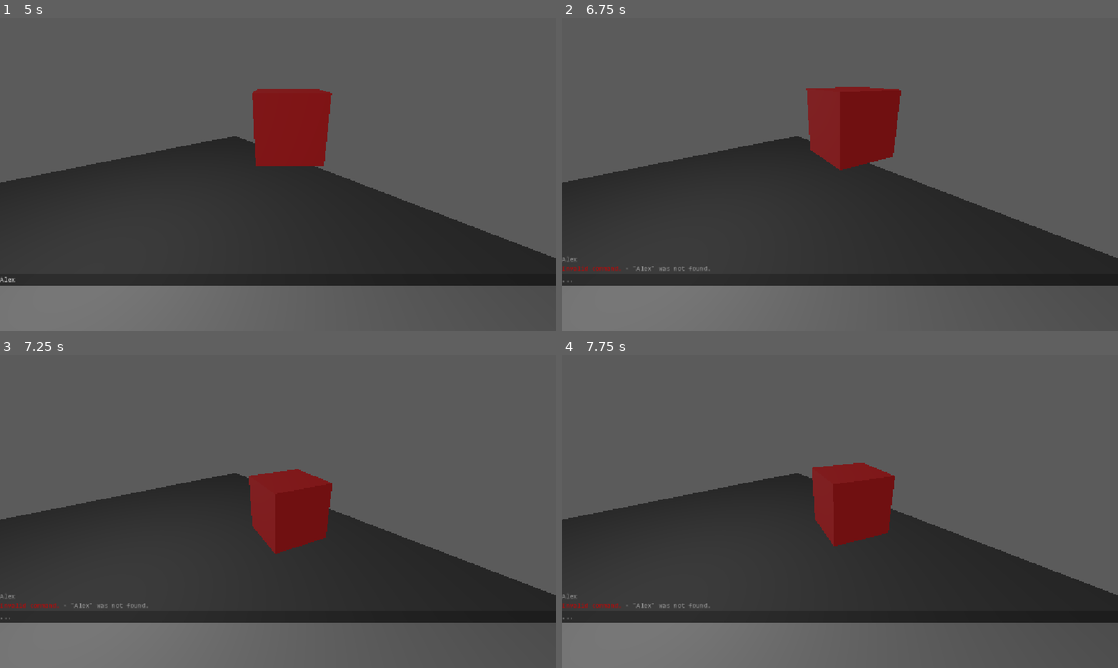
Above: before the commit, frames 1-4 (two rows, left to right).
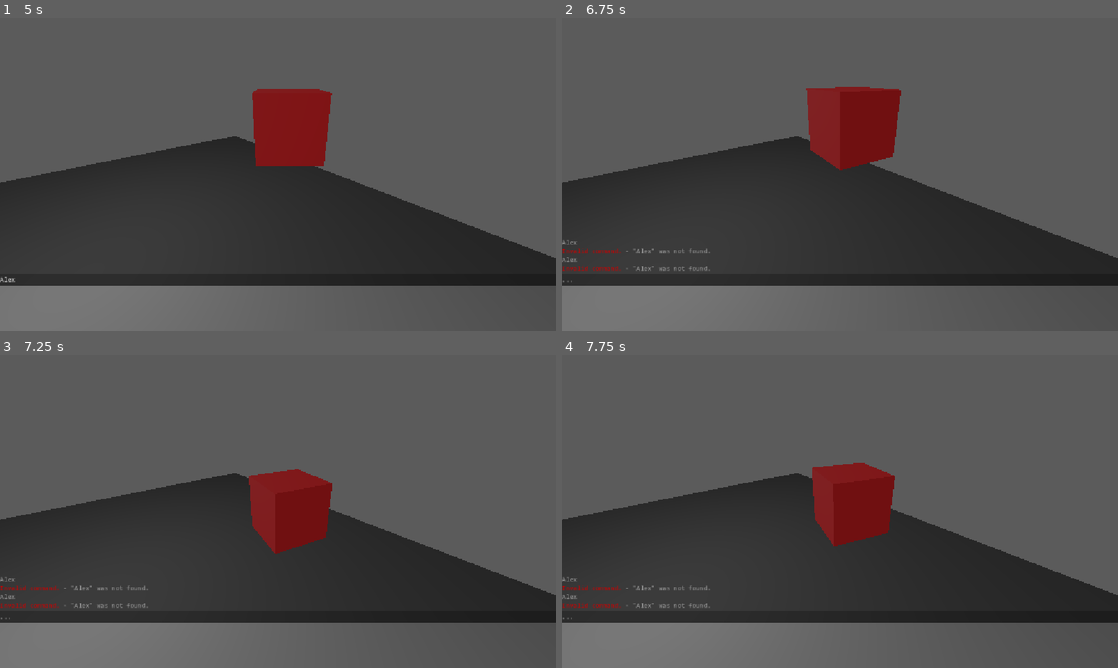
Above: after the commit, the same moments.

Repository: Mertaful/LEGOdot
Game: Godot game, scene res://previews/preview_gym.tscn
The game is run twice, just before and just after one commit, with the same random seed, the same clock (stepped at 60 frames per second) and the same inputs.
Inputs (mouse positions are in pixels of both pictures, inside the frame that each line leads up to):
- Up to frame 1 (5 s): tap Enter (ui_accept) at 0.5, 1.35, 1.52, 1.82, 2.85, 3.02, 3.32 s; move the mouse to (400, 158) at 0.52 s; hold Up (ui_up) 0.53-1.28 s; hold Enter (ui_accept) 0.53-1.28 s; click (400, 158) at 0.67 s; move the mouse to (166, 190) at 1.27 s; hold Down (ui_down) 1.28-2.03 s; move the mouse to (333, 105) at 2.02 s; hold Enter (ui_accept) 2.03-2.78 s; hold Up (ui_up) 2.03-3.53 s; move the mouse to (250, 237) at 2.77 s; click (250, 237) at 2.92 s; move the mouse to (444, 221) at 3.52 s; hold Down (ui_down) 3.53-4.25 s; hold Enter (ui_accept) 3.53-4.25 s; tap ` (toggle_console) at 4.15 s; click (278, 280) at 4.27 s; type "Alex" at 4.35 s
- Up to frame 2 (6.75 s): move the mouse to (673, 127) at 5.02 s; hold Down (ui_down) 5.03-6.53 s; tap Enter (ui_accept) at 5.1, 5.27, 5.57, 6.6 s; move the mouse to (867, 174) at 5.77 s; hold Enter (ui_accept) 5.78-6.53 s; click (867, 174) at 5.92 s; move the mouse to (756, 96) at 6.52 s; hold Up (ui_up) from 6.53 s (still down)
- Up to frame 3 (7.25 s): keep holding Up (ui_up); tap Enter (ui_accept) at 6.77, 7.07 s
- Up to frame 4 (7.75 s): keep holding Up (ui_up); move the mouse to (962, 495) at 7.27 s; hold Enter (ui_accept) from 7.28 s (still down)

Frame 1 is identical in both runs. In frame 2, 0.2% of the frame differs, in the area x 0-27%, y 70-78%; in frame 3, 0.2%; in frame 4, 0.2%.

Commit message:
[Console] History and suggestions

Diff:
--- a/consolecommands/icon.svg
+++ /dev/null
@@ -1 +0,0 @@
-<svg xmlns="http://www.w3.org/2000/svg" width="128" height="128"><rect width="124" height="124" x="2" y="2" fill="#363d52" stroke="#212532" stroke-width="4" rx="14"/><g fill="#fff" transform="translate(12.322 12.322)scale(.101)"><path d="M105 673v33q407 354 814 0v-33z"/><path fill="#478cbf" d="m105 673 152 14q12 1 15 14l4 67 132 10 8-61q2-11 15-15h162q13 4 15 15l8 61 132-10 4-67q3-13 15-14l152-14V427q30-39 56-81-35-59-83-108-43 20-82 47-40-37-88-64 7-51 8-102-59-28-123-42-26 43-46 89-49-7-98 0-20-46-46-89-64 14-123 42 1 51 8 102-48 27-88 64-39-27-82-47-48 49-83 108 26 42 56 81zm0 33v39c0 276 813 276 814 0v-39l-134 12-5 69q-2 10-14 13l-162 11q-12 0-16-11l-10-65H446l-10 65q-4 11-16 11l-162-11q-12-3-14-13l-5-69z"/><path d="M483 600c0 34 58 34 58 0v-86c0-34-58-34-58 0z"/><circle cx="725" cy="526" r="90"/><circle cx="299" cy="526" r="90"/></g><g fill="#414042" transform="translate(12.322 12.322)scale(.101)"><circle cx="307" cy="532" r="60"/><circle cx="717" cy="532" r="60"/></g></svg>
--- a/consolecommands/lego_pieces/console.gd
+++ b/consolecommands/lego_pieces/console.gd
@@ -1,25 +1,44 @@
 extends Node
 
-#@export_category("Console")
+#region Exports
 @export_group("Panel")
 @export var slide_duration := 0.05
 @export var transition_type : Tween.TransitionType = Tween.TransitionType.TRANS_SINE
 @export_range(10.0, 100.0, 1.0, "How many percent of the screen the console panel fills when opened.") var panel_percent := 80.0
 @export_group("Output")
 @export var output_max_lines := 100
-
+@export_group("Suggestions")
+@export var enable_suggestions := true
+@export var max_suggestions := 3
+#endregion
+
+#region OnReadys
 @onready var console_panel_spacer: Control = %ConsolePanelSpacer
 @onready var console_panel: PanelContainer = %ConsolePanel
 @onready var output_container: VBoxContainer = %OutputContainer
+
 @onready var text_field: LineEdit = %TextField
 
+@onready var suggestions_root: Control = %SuggestionsRoot
+@onready var suggestions_container: VBoxContainer = %SuggestionsContainer
+#endregion
+
+#region Private Variables
 var _commands : Dictionary[String, Callable]
 var _output : Array[String]
 
+var _history : Array[String]
+var _history_index := 0
+var _is_scrolling_history := false
+
+var _is_scrolling_suggestions := false
+var _focused_suggestion_text := ""
+
 var _panel_tween : Tween = null
 var _shown := false
-
-
+#endregion
+
+#region Public functions
 func print_to_console(string_to_print : String, output_prefix : String = "") -> void:
 	_output.append(string_to_print)
 	if _output.size() > output_max_lines:
@@ -61,8 +80,10 @@
 			print_to_console("[color=#CC0000]Invalid argument[/color] - \"%s\" did not recognize the argument \"%s\"." % [command_name, arg], "Console error: ")
 
 	add_custom_command(command_name, float_callback)
-
-
+#endregion
+
+
+#region Private Functions
 func _input(event: InputEvent) -> void:
 	if event.is_action_pressed("toggle_console"):
 		if _shown:
@@ -70,9 +91,38 @@
 		else:
 			_show()
 
+	if event.is_action_pressed("ui_up"):
+		if text_field.text.is_empty() || _is_scrolling_history:
+			_is_scrolling_history = true
+			_next_history_command()
+		elif suggestions_container.get_child_count() > 0 and !_is_scrolling_suggestions:
+			_is_scrolling_suggestions = true
+			var suggestion : Label = suggestions_container.get_child(-1)
+			suggestion.grab_focus()
+			get_viewport().set_input_as_handled()
+
+	if event.is_action_pressed("ui_down"):
+		if _is_scrolling_history:
+			_previous_history_command()
+		elif _is_scrolling_suggestions:
+			var suggestion : Label = suggestions_container.get_child(-1)
+			if suggestion.has_focus():
+				_is_scrolling_suggestions = false
+				text_field.grab_focus()
+				text_field.edit()
+				get_viewport().set_input_as_handled()
+
 
 func _ready() -> void:
 	ready.connect(_on_ready)
+
+	var font := suggestions_container.theme.get_font("font", "Label")
+	var font_size := suggestions_container.get_theme_font_size("font_size", "Label")
+
+	var font_height := font.get_string_size("ql", HORIZONTAL_ALIGNMENT_LEFT, -1, font_size).y
+	var separator_height := suggestions_container.theme.get_constant("separation", "VBoxContainer")
+
+	suggestions_root.custom_maximum_size.y = font_height * max_suggestions + separator_height * (max_suggestions - 1)
 
 
 func _on_ready() -> void:
@@ -138,14 +188,100 @@
 	if !new_text.is_empty():
 		print_to_console(new_text, "Console command: ")
 
-		var text_values = new_text.split(" ", false, 1)
-		var command_callback = _commands.get(text_values[0])
-		if command_callback == null:
+		_add_history(new_text)
+		var text_values := new_text.split(" ", false, 1)
+
+		if !_commands.has(text_values[0]):
 			print_to_console("[color=#CC0000]Invalid command.[/color] - \"%s\" was not found." % new_text, "Console error: ")
 		else:
 			var arg := ""
 			if text_values.size() > 1:
 				arg = text_values[1]
-			command_callback.call(arg)
+			_commands.get(text_values[0]).call(arg)
 
 		text_field.text = ""
+		_update_suggestions(text_field.text)
+
+
+func _on_text_field_text_changed(new_text: String) -> void:
+	_is_scrolling_history = false
+	_update_suggestions(new_text)
+
+
+func _update_suggestions(text : String) -> void:
+	if !enable_suggestions:
+		return
+
+	for child in suggestions_container.get_children():
+		child.queue_free()
+
+	var matches : Array[String]
+	for key : String in _commands.keys():
+		if key.contains(text):
+			matches.append(key)
+
+	#TODO: Implement weak matching
+
+	var font := suggestions_container.theme.get_font("font", "Label")
+	var font_size := suggestions_container.get_theme_font_size("font_size", "Label")
+
+	var textfield_font := text_field.theme.get_font("font", "LineEdit")
+	var textfield_font_size := text_field.get_theme_font_size("font_size", "LineEdit")
+
+	var width := 0.0
+	for suggestion in matches:
+		var suggestion_label = Label.new()
+		suggestion_label.text = suggestion
+		suggestion_label.name = suggestion #remove me
+		suggestion_label.theme = suggestions_container.theme
+		suggestion_label.focus_mode = Control.FOCUS_ALL
+		suggestion_label.gui_input.connect(_on_suggestion_gui_input)
+		suggestion_label.focus_entered.connect(_on_suggestion_focused.bind(suggestion))
+		width = maxf(width, font.get_string_size(suggestion, HORIZONTAL_ALIGNMENT_LEFT, -1, font_size).x)
+		suggestions_container.add_child(suggestion_label)
+
+	var font_height := font.get_string_size(text, HORIZONTAL_ALIGNMENT_LEFT, -1, font_size).y
+	var separator_height := suggestions_container.theme.get_constant("separation", "VBoxContainer")
+	var height := (font_height * matches.size()) + separator_height * (matches.size() - 1)
+
+	suggestions_root.size = Vector2(width, height)
+	suggestions_root.position = Vector2(text_field.position.x + textfield_font.get_string_size(text, HORIZONTAL_ALIGNMENT_LEFT, -1, textfield_font_size).x, text_field.position.y - height)
+
+
+func _on_suggestion_gui_input(event : InputEvent)-> void:
+	if event.is_action_pressed("ui_accept"):
+		text_field.text = _focused_suggestion_text
+		text_field.grab_focus()
+		text_field.caret_column = text_field.text.length()
+		_update_suggestions("")
+
+
+func _on_suggestion_focused(suggestion : String) -> void:
+	_focused_suggestion_text = suggestion
+
+
+func _next_history_command() -> void:
+	if _history.is_empty():
+		return
+
+	_history_index = maxi(0, _history_index - 1)
+	text_field.text = _history[_history_index]
+	text_field.caret_column = text_field.text.length()
+
+
+func _previous_history_command() -> void:
+	if _history.is_empty() || _history_index >= _history.size():
+		return
+
+	_history_index = mini(_history.size() - 1, _history_index + 1)
+	text_field.text = _history[_history_index]
+	text_field.caret_column = text_field.text.length()
+
+
+func _add_history(command : String) -> void:
+	_history.append(command)
+	if _history.size() > float(output_max_lines) / 2.0:
+		_history.pop_front()
+
+	_history_index = _history.size()
+#endregion
--- a/consolecommands/lego_pieces/console.tscn
+++ b/consolecommands/lego_pieces/console.tscn
@@ -57,10 +57,47 @@
 emoji_menu_enabled = false
 shortcut_keys_enabled = false
 middle_mouse_paste_enabled = false
+caret_blink = true
 
 [node name="ConsolePanelSpacer" type="Control" parent="VBoxContainer" unique_id=1804015000]
 unique_name_in_owner = true
 layout_mode = 2
 
+[node name="SuggestionsRoot" type="Control" parent="." unique_id=1026831043]
+unique_name_in_owner = true
+anchors_preset = 0
+
+[node name="ColorRect" type="ColorRect" parent="SuggestionsRoot" unique_id=882140997]
+layout_mode = 1
+anchors_preset = 15
+anchor_right = 1.0
+anchor_bottom = 1.0
+grow_horizontal = 2
+grow_vertical = 2
+color = Color(0, 0, 0, 0.6627451)
+
+[node name="SuggestionsScroller" type="ScrollContainer" parent="SuggestionsRoot" unique_id=460930263]
+clip_contents = false
+layout_mode = 1
+anchors_preset = 15
+anchor_right = 1.0
+anchor_bottom = 1.0
+grow_horizontal = 2
+grow_vertical = 2
+theme = ExtResource("2_05r0g")
+horizontal_scroll_mode = 0
+vertical_scroll_mode = 5
+
+[node name="SuggestionsContainer" type="VBoxContainer" parent="SuggestionsRoot/SuggestionsScroller" unique_id=1854739427]
+unique_name_in_owner = true
+layout_mode = 2
+size_flags_vertical = 10
+theme = ExtResource("2_05r0g")
+alignment = 2
+
+[node name="Label" type="Label" parent="SuggestionsRoot/SuggestionsScroller/SuggestionsContainer" unique_id=1442600223]
+layout_mode = 2
+
 [connection signal="resized" from="VBoxContainer/ConsolePanel" to="." method="_on_console_panel_resized"]
+[connection signal="text_changed" from="VBoxContainer/ConsolePanel/VBoxContainer/TextField" to="." method="_on_text_field_text_changed"]
 [connection signal="text_submitted" from="VBoxContainer/ConsolePanel/VBoxContainer/TextField" to="." method="_on_text_field_text_submitted"]
--- a/consolecommands/lego_pieces/console_theme.tres
+++ b/consolecommands/lego_pieces/console_theme.tres
@@ -3,9 +3,12 @@
 [ext_resource type="FontFile" uid="uid://dcodk3kse8nds" path="res://lego_pieces/consolas.ttf" id="1_xq7dc"]
 
 [sub_resource type="StyleBoxFlat" id="StyleBoxFlat_05r0g"]
+bg_color = Color(0.9607843, 0.9607843, 0.9607843, 0.43137255)
+
+[sub_resource type="StyleBoxFlat" id="StyleBoxFlat_vrc4h"]
 bg_color = Color(0, 0, 0, 0.1254902)
 
-[sub_resource type="StyleBoxFlat" id="StyleBoxFlat_ut8q6"]
+[sub_resource type="StyleBoxFlat" id="StyleBoxFlat_7jyre"]
 bg_color = Color(0, 0, 0, 0.1254902)
 
 [sub_resource type="StyleBoxFlat" id="StyleBoxFlat_xq7dc"]
@@ -15,10 +18,14 @@
 bg_color = Color(0.6, 0.6, 0.6, 0)
 
 [resource]
+Label/colors/font_color = Color(1, 1, 1, 0.5019608)
+Label/font_sizes/font_size = 13
+Label/fonts/font = ExtResource("1_xq7dc")
+Label/styles/focus = SubResource("StyleBoxFlat_05r0g")
 LineEdit/font_sizes/font_size = 14
 LineEdit/fonts/font = ExtResource("1_xq7dc")
-LineEdit/styles/focus = SubResource("StyleBoxFlat_05r0g")
-LineEdit/styles/normal = SubResource("StyleBoxFlat_ut8q6")
+LineEdit/styles/focus = SubResource("StyleBoxFlat_vrc4h")
+LineEdit/styles/normal = SubResource("StyleBoxFlat_7jyre")
 RichTextLabel/colors/default_color = Color(1, 1, 1, 0.4862745)
 RichTextLabel/font_sizes/bold_font_size = 14
 RichTextLabel/font_sizes/bold_italics_font_size = 14
@@ -38,3 +45,4 @@
 TextEdit/styles/focus = SubResource("StyleBoxFlat_xq7dc")
 TextEdit/styles/normal = SubResource("StyleBoxFlat_wtjw4")
 TextEdit/styles/read_only = null
+VBoxContainer/constants/separation = 3
--- a/consolecommands/previews/preview_gym.tscn
+++ b/consolecommands/previews/preview_gym.tscn
@@ -16,6 +16,7 @@
 func _init() -> void:
 	Console.add_bool_command(\"bouncyboi.spin\", func(flag : bool): spinning = flag)
 	Console.add_float_command(\"bouncyboi.speed\", func(speed : float): rotation_speed = speed)
+	Console.add_float_command(\"bouncyboi.frequency\", func(frequency : float): sin_frequency = frequency)
 
 func _ready() -> void:
 	original_boi_pos = bouncy_boi.global_position
--- a/consolecommands/project.godot
+++ b/consolecommands/project.godot
@@ -11,9 +11,12 @@
 [application]
 
 config/name="ConsoleCommands"
+config/description="Simple Lego piece for prototyping to enable user to have easy to use console commands."
+config/version="0.5"
+config/tags=PackedStringArray("developer_tools", "lego", "prototyping")
 run/main_scene="uid://c7urfixv4f2hj"
 config/features=PackedStringArray("4.7", "Forward Plus")
-config/icon="res://icon.svg"
+config/icon="uid://dm2gcnc070nte"
 
 [autoload]
 
@@ -36,6 +39,14 @@
 
 [input]
 
+ui_text_caret_up={
+"deadzone": 0.5,
+"events": []
+}
+ui_text_caret_down={
+"deadzone": 0.5,
+"events": []
+}
 toggle_console={
 "deadzone": 0.2,
 "events": [Object(InputEventKey,"resource_local_to_scene":false,"resource_name":"","device":-1,"window_id":0,"alt_press …(192 unchanged characters)…
Binary file added: consolecommands/console_icon.png
Not shown, changed: consolecommands/console_icon.png.import
